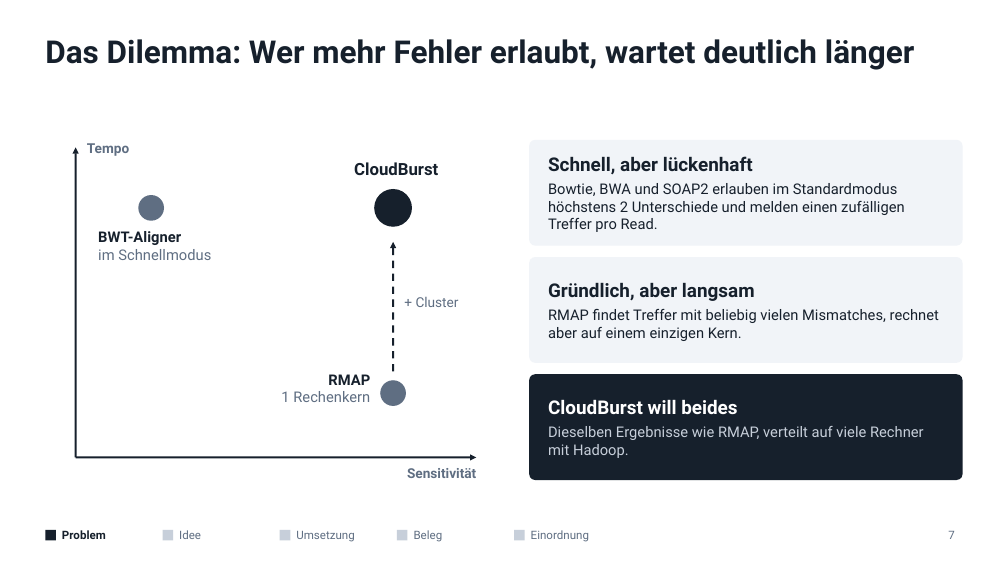
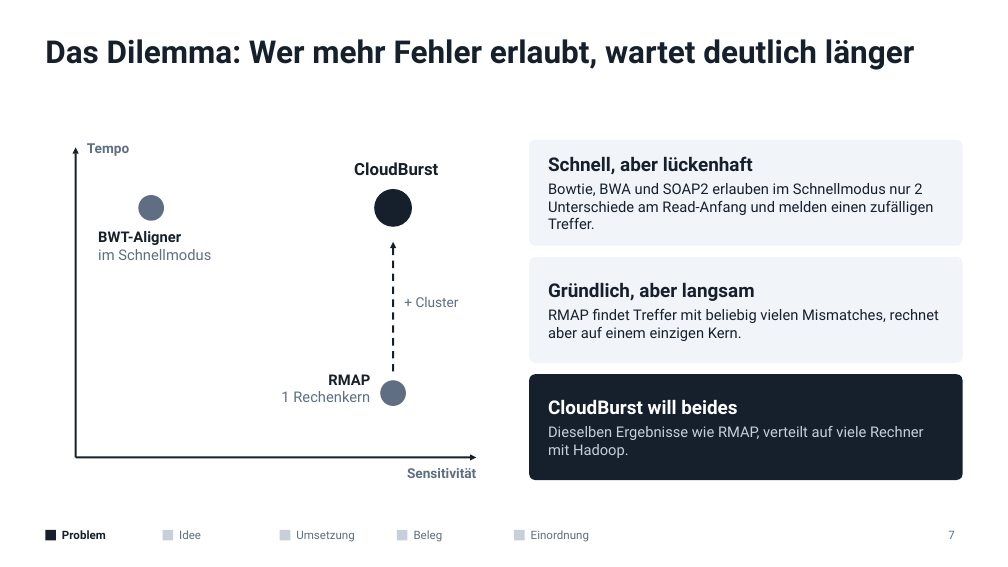
Before and after one commit to mawehl/BigData, a slide deck: slide 7 of CloudBurst_Vortrag.pptx. Drawn at 1008x567 pixels with LibreOffice and Linux fonts; fonts in the diff are those of the drawing. Boxes give left, top, right and bottom in pixels: in the first picture for what was removed or moved away, otherwise in the second. Text is boxed around its words. In the diff, an @@ line names an element or a change of style, - is before the commit and + after.

```diff
--- a/CloudBurst_Vortrag.pptx
+++ b/CloudBurst_Vortrag.pptx
@@ text at bbox=[548, 183, 933, 229]: text changed @@
-Bowtie, BWA und SOAP2 erlauben im Standardmodus höchstens 2 Unterschiede und melden einen zufälligen Treffer pro Read.
+Bowtie, BWA und SOAP2 erlauben im Schnellmodus nur 2 Unterschiede am Read-Anfang und melden einen zufälligen Treffer.
```
Also in this commit, not shown: 7 other slides changed, 8 slides added, 1 slide removed, 1 other file.
